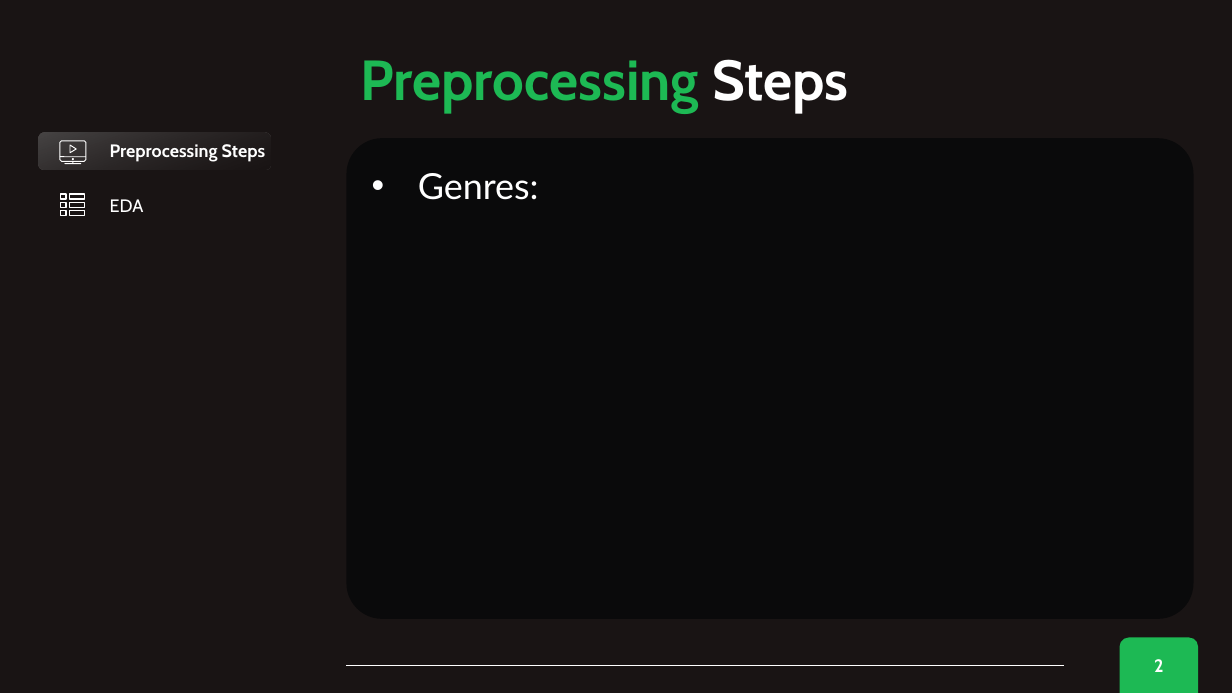
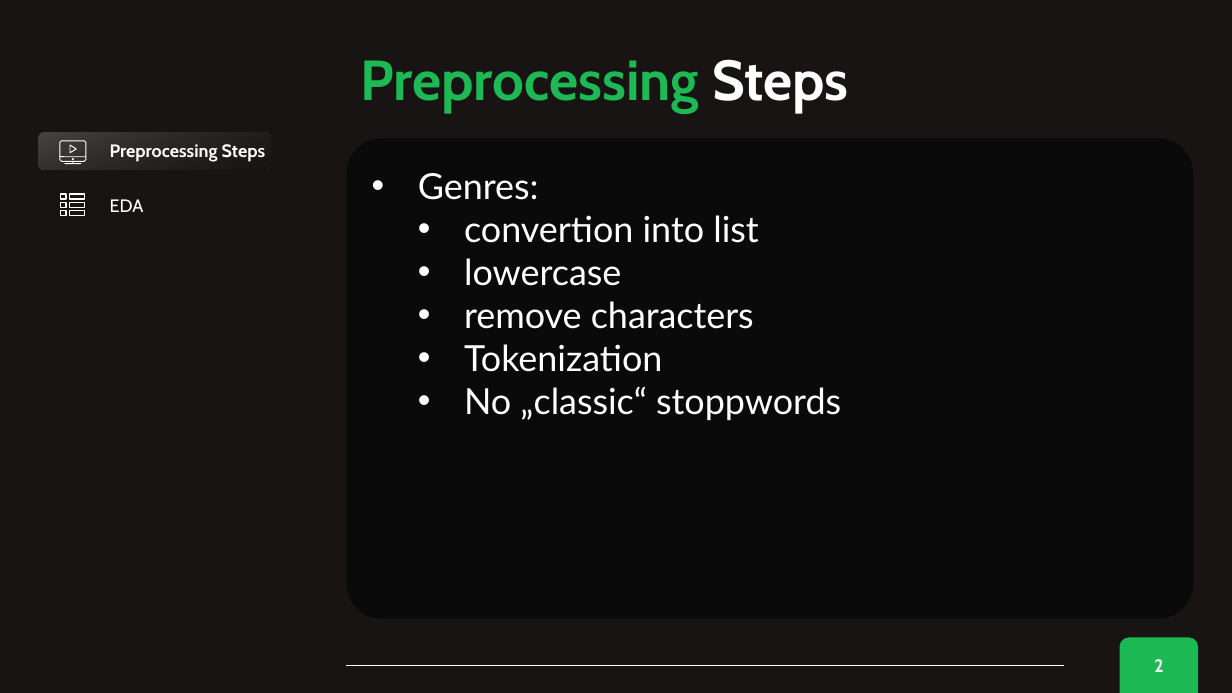
Before and after one commit to merve017/spotify_nlp, a slide deck: slide 2 of Presentations/Spotify NLP status 20231005.pptx. Drawn at 1232x693 pixels with LibreOffice and Linux fonts; fonts in the diff are those of the drawing. Boxes give left, top, right and bottom in pixels: in the first picture for what was removed or moved away, otherwise in the second. Text is boxed around its words. In the diff, an @@ line names an element or a change of style, - is before the commit and + after.

```diff
--- a/Presentations/Spotify NLP status 20231005.pptx
+++ b/Presentations/Spotify NLP status 20231005.pptx
@@ text at [464,215,841,420]: paragraphs added @@
+  • convertion into list
+  • lowercase
+  • remove characters
+  • Tokenization
+  • No „classic“ stoppwords
```
Also in this commit, not shown: 1 other slide changed, 3 slides added.
